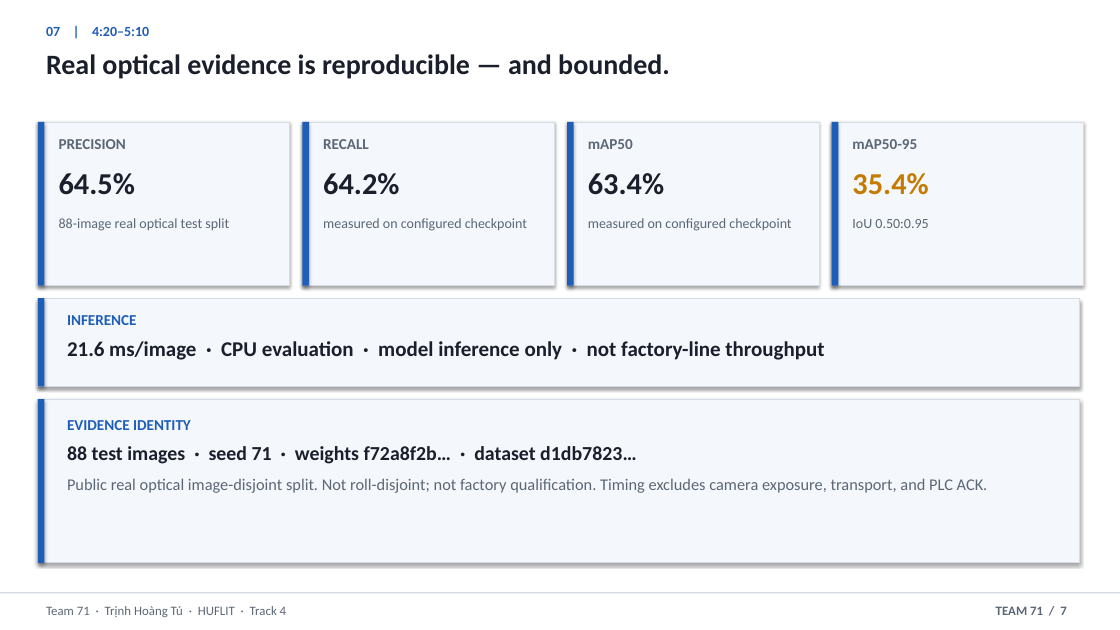
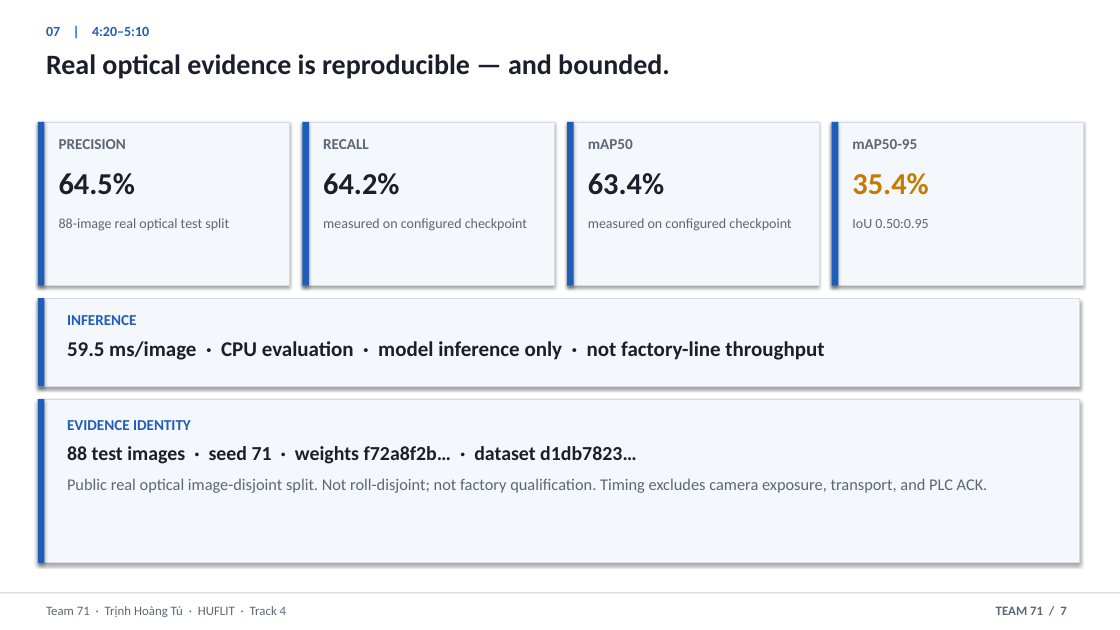
Before and after one commit to thtcsec/securecoating-vision, a slide deck: slide 7 of SecureCoating-Vision_Final_Defense_6min.pptx. Drawn at 1120x630 pixels with LibreOffice and Linux fonts; fonts in the diff are those of the drawing. Boxes give left, top, right and bottom in pixels: in the first picture for what was removed or moved away, otherwise in the second. Text is boxed around its words. In the diff, an @@ line names an element or a change of style, - is before the commit and + after.

```diff
--- a/SecureCoating-Vision_Final_Defense_6min.pptx
+++ b/SecureCoating-Vision_Final_Defense_6min.pptx
@@ text at (67,341,824,360): text changed @@
-21.6 ms/image · CPU evaluation · model inference only · not factory-line throughput
+59.5 ms/image · CPU evaluation · model inference only · not factory-line throughput
```
Also in this commit, not shown: 3 other slides changed, 7 other files.
